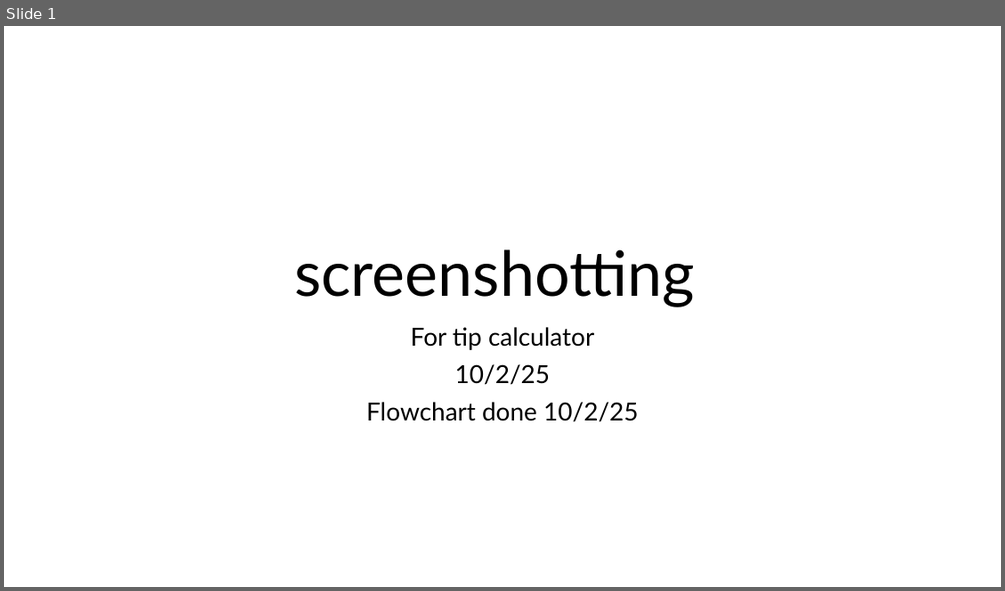
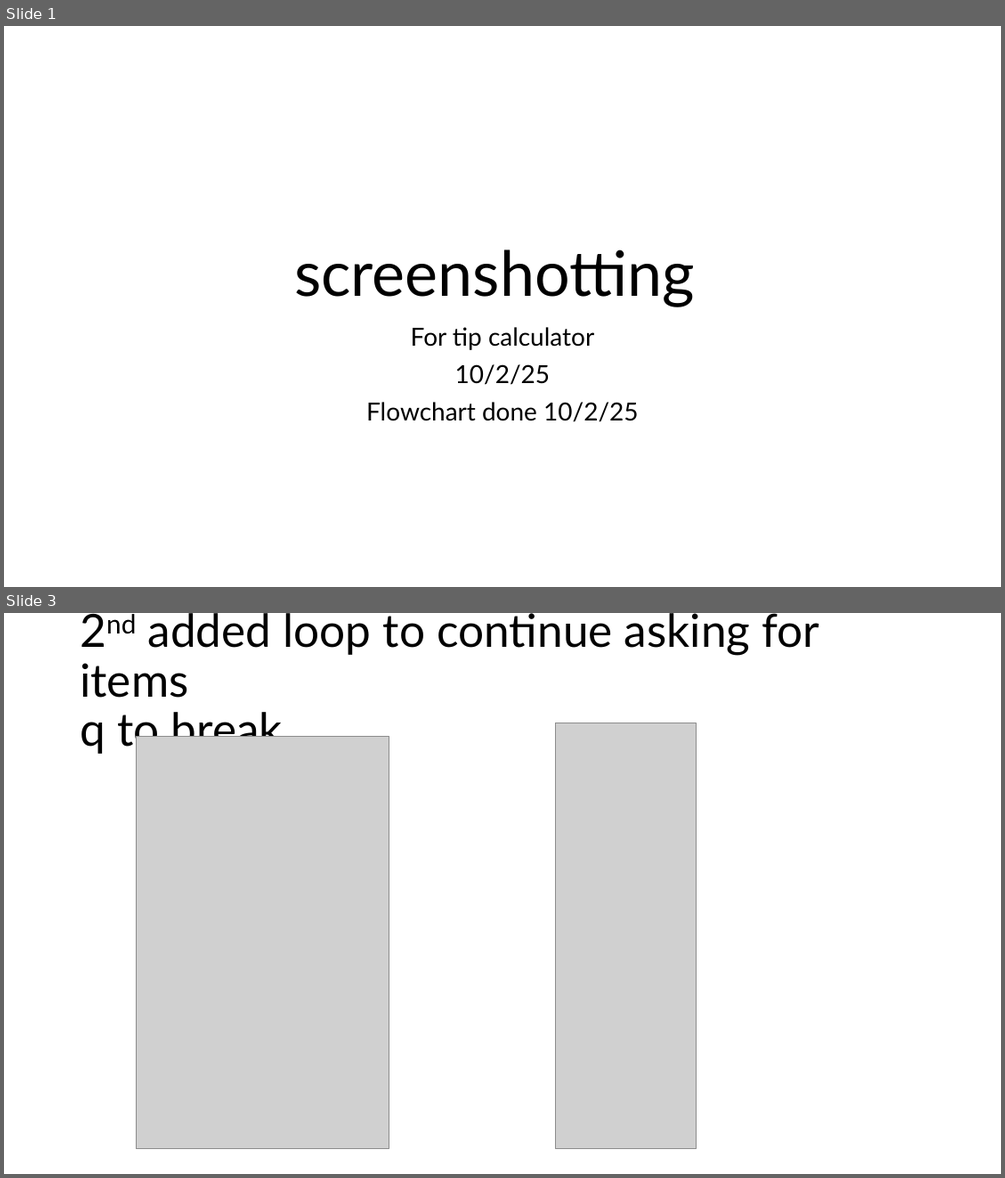
Before and after one commit to PengoPango/403IT_Programming_repos, a slide deck: 403_Programming/assignments/tipcalculatorprogress_screenshots.pptx. Shown one above the other, each under a label of ours: slide 1 before the commit, slides 1 and 3 after it; the slides between them are not shown. The pictures are 1005x591 and 1005x1178 pixels, drawn with LibreOffice and Linux fonts; fonts in the diff are those of the drawing; grey boxes stand for pictures. Boxes give left, top, right and bottom in pixels: in the first picture for what was removed or moved away, otherwise in the second. Text is boxed around its words. In the diff, an @@ line names an element or a change of style, - is before the commit and + after.

```diff
--- a/403_Programming/assignments/tipcalculatorprogress_screenshots.pptx
+++ b/403_Programming/assignments/tipcalculatorprogress_screenshots.pptx
@@ slide 3 added at box(4, 613, 1001, 1174), background #FFFFFF @@
@@ title added at box(80, 613, 819, 755), 44 pt, text #000000 @@
+2nd added loop to continue asking for items
+q to break
@@ picture added at box(136, 737, 388, 1149) @@
@@ picture added at box(556, 723, 696, 1149) @@
```
Also in this commit, not shown: 16 other slides added, 1 slide removed, 2 other files.
